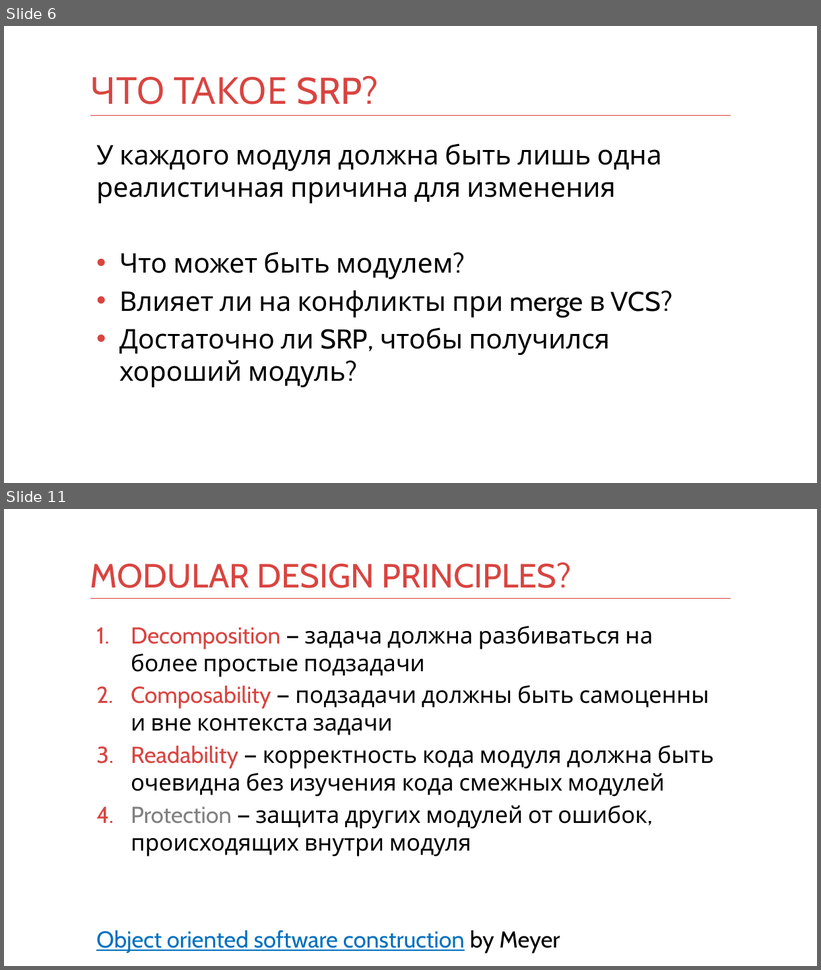
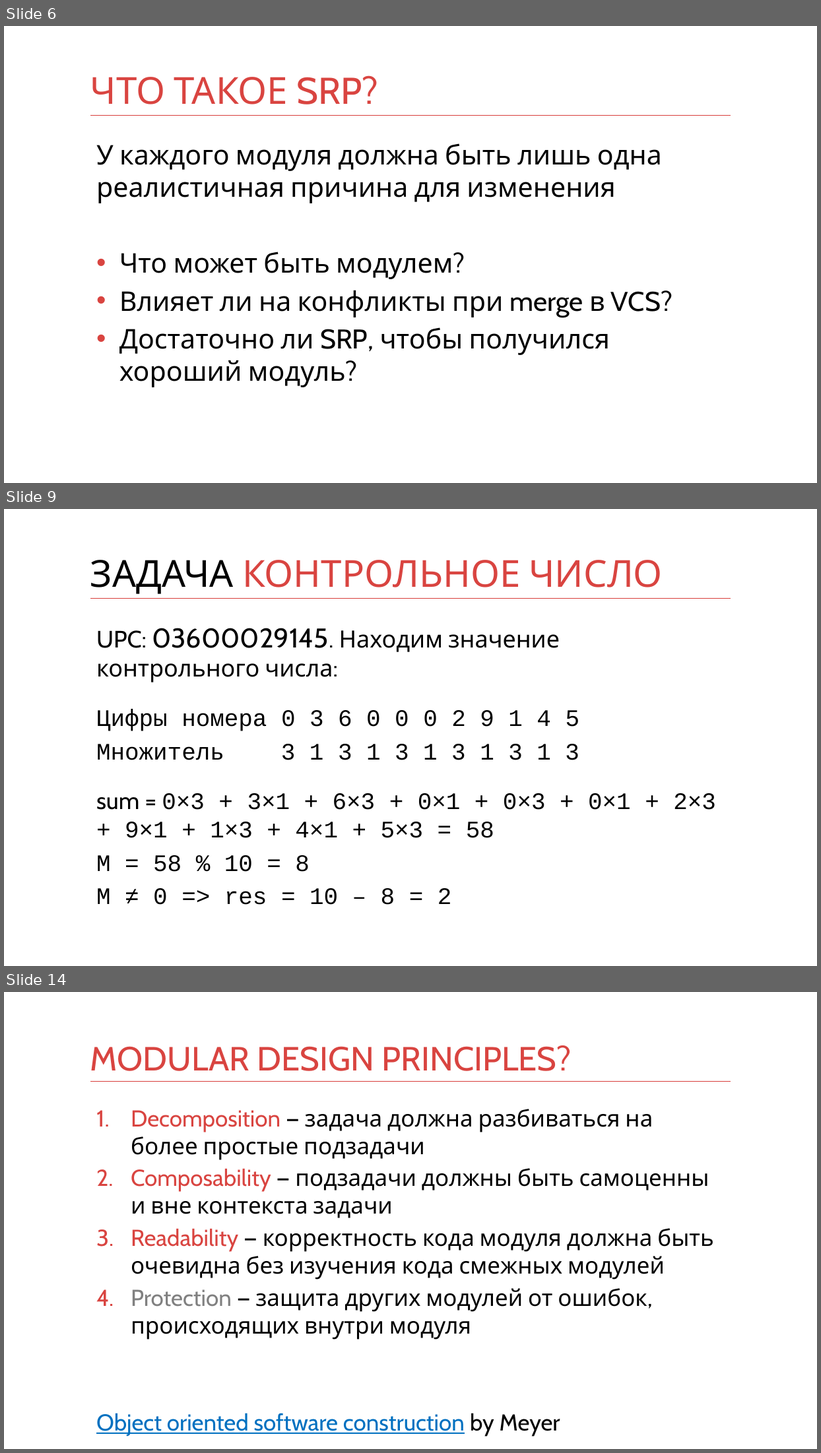
Before and after one commit to kontur-courses/clean-code, a slide deck: clean-code.pptx. Shown one above the other, each under a label of ours: slides 6 and 11 before the commit, slides 6, 9 and 14 after it; the slides between them are not shown. The pictures are 821x970 and 821x1453 pixels, drawn with LibreOffice and Linux fonts; fonts in the diff are those of the drawing. Boxes give left, top, right and bottom in pixels: in the first picture for what was removed or moved away, otherwise in the second. Text is boxed around its words. In the diff, an @@ line names an element or a change of style, - is before the commit and + after.

```diff
--- a/clean-code.pptx
+++ b/clean-code.pptx
@@ slide 9 added at (x1=4, y1=509, x2=817, y2=966), background #FFFFFF; not listed: 1 template element that a slide beside it also shows @@
@@ title added at (x1=90, y1=560, x2=663, y2=594), 44 pt, text #D94440 @@
+ЗАДАЧА КОНТРОЛЬНОЕ ЧИСЛО
@@ text added at (x1=96, y1=628, x2=716, y2=905), 28 pt, text #000000 @@
+UPC: 03600029145. Находим значение контрольного числа:
+Цифры номера 0 3 6 0 0 0 2 9 1 4 5
+Множитель 3 1 3 1 3 1 3 1 3 1 3
+sum = 0×3 + 3×1 + 6×3 + 0×1 + 0×3 + 0×1 + 2×3 + 9×1 + 1×3 + 4×1 + 5×3 = 58
+M = 58 % 10 = 8
+M ≠ 0 => res = 10 – 8 = 2
@@ what was slide 11 is now slide 14 @@
```
Also in this commit, not shown: 6 slides changed, 5 other slides added.
